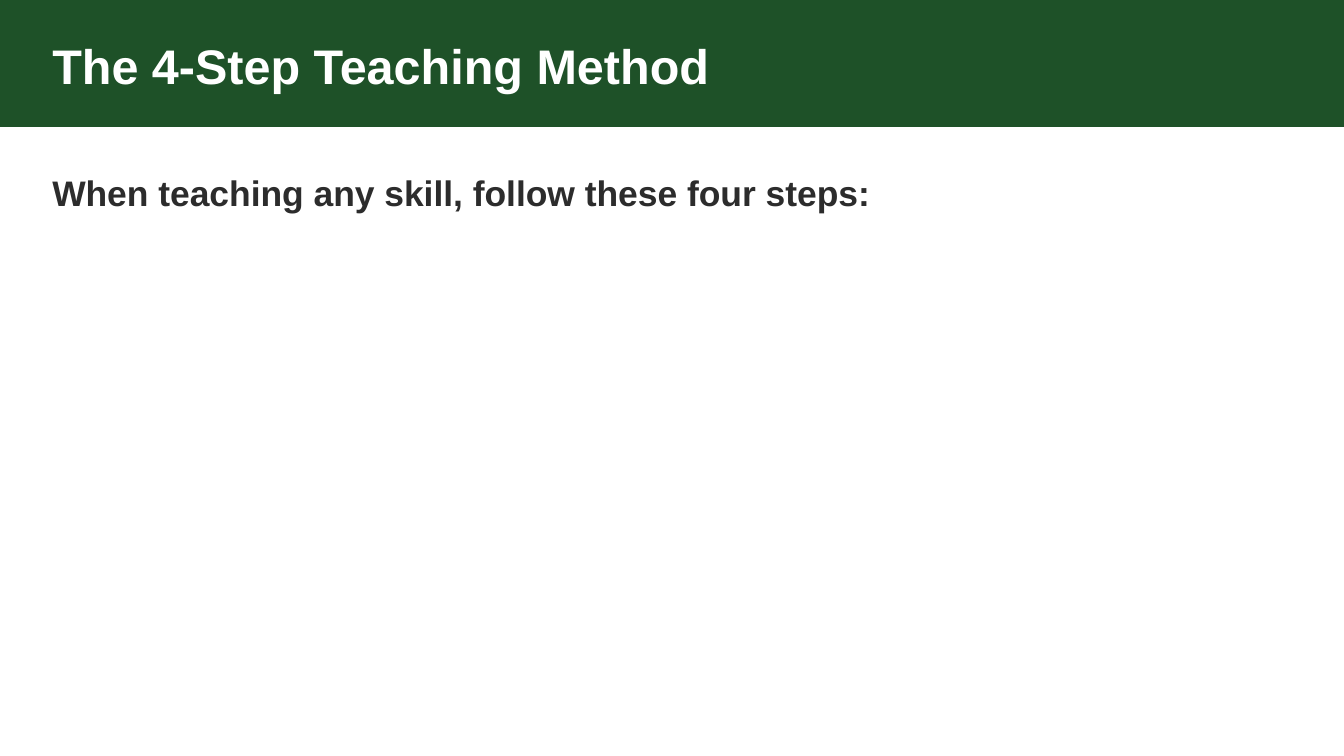
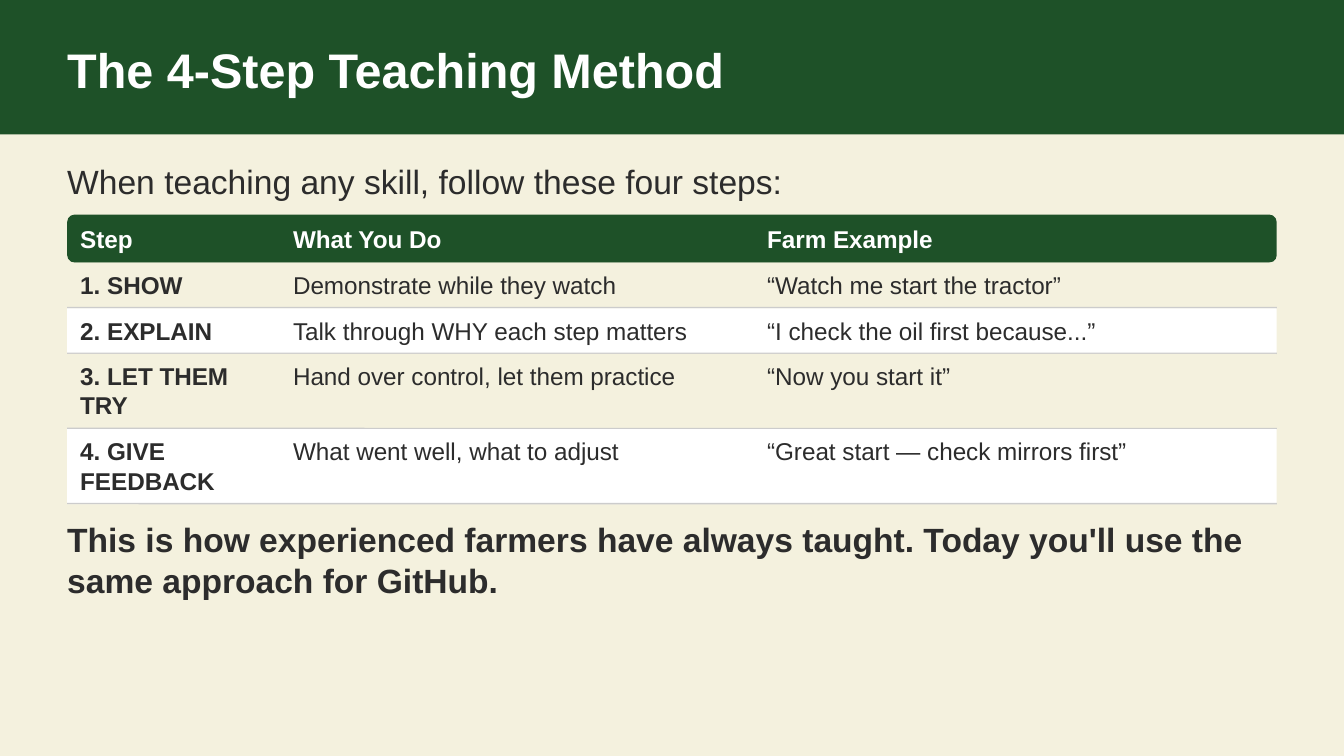
Before and after one commit to zircote/github4farms, a slide deck: slide 15 of sessions/session-12/slides.pptx. Drawn at 1344x756 pixels with LibreOffice and Linux fonts; fonts in the diff are those of the drawing. Boxes give left, top, right and bottom in pixels: in the first picture for what was removed or moved away, otherwise in the second. Text is boxed around its words. In the diff, an @@ line names an element or a change of style, - is before the commit and + after.

Commit message:
build: regenerate all 12 session PPTX decks
Rebuild all slide decks to incorporate HTML quality fixes,
content additions, and layout corrections.

```diff
--- a/sessions/session-12/slides.pptx
+++ b/sessions/session-12/slides.pptx
@@ background #FFFFFF to #F4F1DE @@
@@ rectangle: place and size @@
-rectangle at (0, 0, 1344, 126)
+rectangle at (0, 0, 1344, 134)
@@ text "The 4-Step Teaching Method": place and size @@
-text "The 4-Step Teaching Method" at (52, 49, 709, 94)
+text "The 4-Step Teaching Method" at (67, 53, 723, 97)
@@ text "When teaching any skill, follow ...": place and size @@
-text "When teaching any skill, follow ..." at (52, 180, 870, 214)
+text "When teaching any skill, follow ..." at (67, 169, 782, 200)
@@ text "When teaching any skill, follow ..." at (67, 169, 782, 200): size 19 to 18 pt, bold off; line spacing 25.6pt to 1; less space between paragraphs @@
@@ rounded rectangle added at (67, 215, 1277, 263), fill #1E5128 @@
@@ text added at (80, 231, 132, 253), 13 pt, text #FFFFFF, bold @@
+Step
@@ text added at (293, 230, 441, 249), 13 pt, text #FFFFFF, bold @@
+What You Do
@@ text added at (767, 230, 933, 253), 13 pt, text #FFFFFF, bold @@
+Farm Example
@@ rectangle added at (67, 262, 1277, 308), fill #F4F1DE @@
@@ text added at (80, 277, 182, 295), 13 pt, text #2C2C2C, bold @@
+1. SHOW
@@ text added at (293, 276, 616, 299), 13 pt, text #2C2C2C @@
+Demonstrate while they watch
@@ text added at (767, 276, 1061, 295), 13 pt, text #2C2C2C @@
+“Watch me start the tractor”
@@ line added from (67, 308) to (1277, 308), #CCCCCC 0.75 pt @@
@@ rectangle added at (67, 308, 1277, 353), fill #FFFFFF @@
@@ text added at (80, 323, 212, 340), 13 pt, text #2C2C2C, bold @@
+2. EXPLAIN
@@ text added at (293, 322, 687, 345), 13 pt, text #2C2C2C @@
+Talk through WHY each step matters
@@ text added at (767, 322, 1096, 341), 13 pt, text #2C2C2C @@
+“I check the oil first because...”
@@ line added from (67, 353) to (1277, 353), #CCCCCC 0.75 pt @@
@@ rectangle added at (67, 353, 1277, 429), fill #F4F1DE @@
@@ text added at (80, 368, 229, 414), 13 pt, text #2C2C2C, bold @@
+3. LET THEM TRY
@@ text added at (293, 367, 675, 390), 13 pt, text #2C2C2C @@
+Hand over control, let them practice
@@ text added at (767, 367, 950, 390), 13 pt, text #2C2C2C @@
+“Now you start it”
@@ line added from (67, 429) to (1277, 429), #CCCCCC 0.75 pt @@
@@ rectangle added at (67, 429, 1277, 504), fill #FFFFFF @@
@@ text added at (80, 443, 215, 491), 13 pt, text #2C2C2C, bold @@
+4. GIVE FEEDBACK
@@ text added at (293, 442, 619, 465), 13 pt, text #2C2C2C @@
+What went well, what to adjust
@@ text added at (767, 442, 1126, 461), 13 pt, text #2C2C2C @@
+“Great start — check mirrors first”
@@ line added from (67, 504) to (1277, 504), #CCCCCC 0.75 pt @@
@@ text added at (67, 527, 1242, 599), 18 pt, text #2C2C2C, bold @@
+This is how experienced farmers have always taught. Today you'll use the same approach for GitHub.
```
Also in this commit, not shown: 2 other slides changed, 1 slide added, 1 slide removed, 11 other files.
